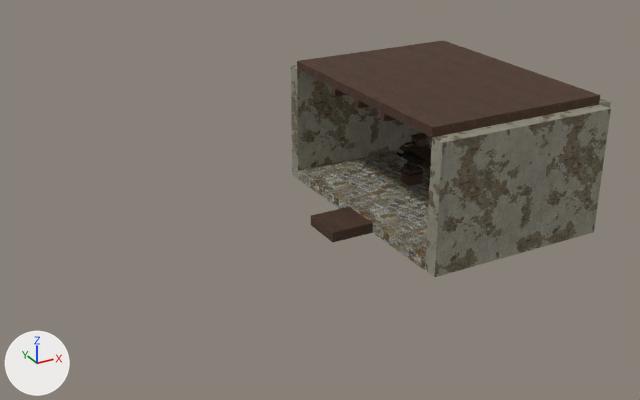
A saved change to the Blender file projects/hichaukitoden-game/assets/authoring/environments/lauras_smith.blend.
Rendered twice from a camera (50 mm lens) standing at (-16.34, -23.39, 12.36) and looking at (-3.72, -0.46, 0.89). The axes (+X, +Y, +Z) are drawn at lower left. The lights are the same throughout. The picture after the commit comes second.

The older version as bpy lines, for what is in view:
```python
me_anvil = bpy.data.meshes.new('anvil')
me_anvil.from_pydata(...)  # a box spanning x -0.27..0.27, y -0.27..0.27, z -0.28..0.28, material slot 0; a box spanning x -0.29..0.29, y -0.29..0.29, z 0.11..0.17, material slot 1; a box spanning x -0.172..0.172, y -0.294..0.294, z 0.28..0.36, material slot 2; a box spanning x -0.097..0.097, y -0.199..0.199, z 0.36..0.585, material slot 2; a box spanning x -0.15..0.15, y -0.233..0.385, z 0.565..0.775, material slot 1; a box spanning x -0.102..0.102, y -0.541..-0.181, z 0.59..0.75, material slot 1
me_anvil.materials.append(mat_sr_dark_wood)
me_anvil.materials.append(mat_sr_wrought_iron)
me_anvil.materials.append(mat_sr_forge_scale)
me_ceiling_mesh = bpy.data.meshes.new('ceiling_mesh')
me_ceiling_mesh.from_pydata(...)  # a box spanning x -3.2..3.2, y -4.13..4.13, z -0.15..0.15
me_ceiling_mesh.materials.append(mat_sr_dark_wood)
me_side_wall_1_pier_0_mesh = bpy.data.meshes.new('side_wall_1_pier_0_mesh')
me_side_wall_1_pier_0_mesh.from_pydata(...)  # a box spanning x -3.2..3.2, y -0.25..0.25, z -2.12..2.12
me_side_wall_1_pier_0_mesh.materials.append(mat_sr_old_limestone)
ob_anvil = bpy.data.objects.new('anvil', me_anvil)
ob_anvil.parent = ob_lauras_smith
ob_anvil.location = (0.95, 1.15, 0.28)
ob_ceiling = bpy.data.objects.new('ceiling', me_ceiling_mesh)
ob_ceiling.parent = ob_lauras_smith
ob_ceiling.location = (1.067, 0.0, 4.05)
ob_side_wall_1_pier_0 = bpy.data.objects.new('side_wall_1_pier_0', me_side_wall_1_pier_0_mesh)
ob_side_wall_1_pier_0.parent = ob_lauras_smith
ob_side_wall_1_pier_0.location = (1.067, 4.383, 1.775)
# also in view: 'side_wall_0_pier_0' at (1.07, -4.38, 1.78); 'floor' at (1.07, 0.0, -0.17); 'exit_threshold' at (-2.88, -0.4, -0.17)
```
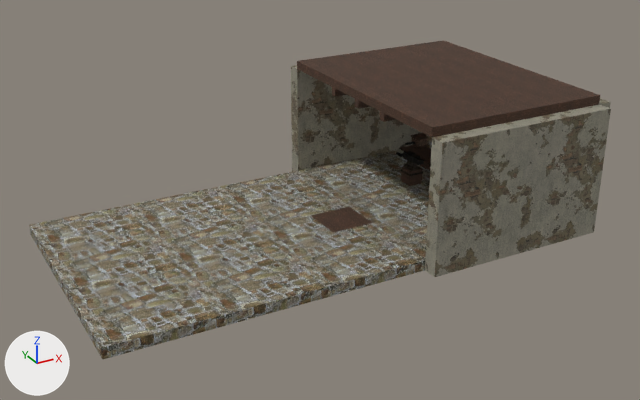
Commit message: consolidate codex/st-maria-shops-authoring: salvage the floor apron

Boxes (x1, y1, x2, y2) around the edits, measured in the pictures (640 x 400 px):
```json
{"object": "floor_apron", "change": "added", "after": [29, 171, 425, 359]}
```

Edits to the scene script, one JSON object a line:
```json
{"op": "add", "block": "me_floor_apron_mesh", "code": ["me_floor_apron_mesh = bpy.data.meshes.new('floor_apron_mesh')", "me_floor_apron_mesh.from_pydata(...)  # a box spanning x -4.94..4.94, y -4.13..4.13, z -0.18..0.18", "me_floor_apron_mesh.materials.append(mat_sr_rough_limestone)"]}
{"op": "add", "block": "ob_floor_apron", "code": ["ob_floor_apron = bpy.data.objects.new('floor_apron', me_floor_apron_mesh)", "ob_floor_apron.parent = ob_lauras_smith", "ob_floor_apron.location = (-7.074, 0.0, -0.175)"]}
```
